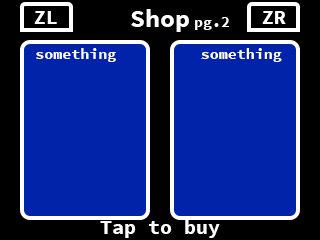
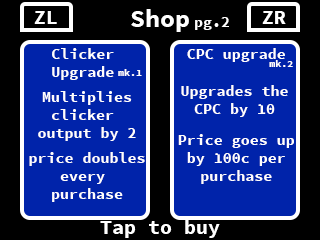
Layer changes from the first 320×240 image to the second:
added layer "Upgrades the CPC by 10" above "Multiplies clicker output by 2" over [181, 85, 288, 117]
added layer "Multiplies clicker output by 2" above "Tap to buy" over [38, 91, 136, 141]
renamed "something" to "CPC upgrade", painted on it over [187, 48, 285, 62]
added layer "mk.1" above "Clicker Upgrade" over [118, 69, 142, 76]
renamed "something" to "Clicker Upgrade", painted on it over [36, 48, 116, 80]
added layer "price doubles every purchase" above "mk.2" over [29, 152, 145, 202]
added layer "mk.2" above "Price goes up by 100c per purchase" over [269, 60, 293, 67]
added layer "Price goes up by 100c per purchase" above "Rects" over [178, 134, 294, 184]
